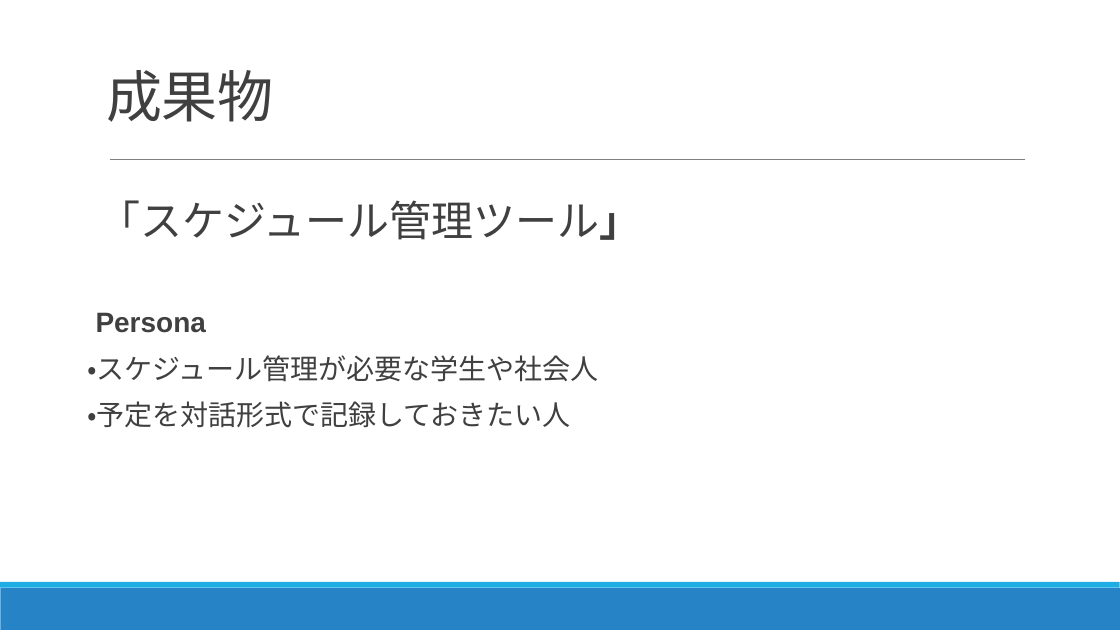
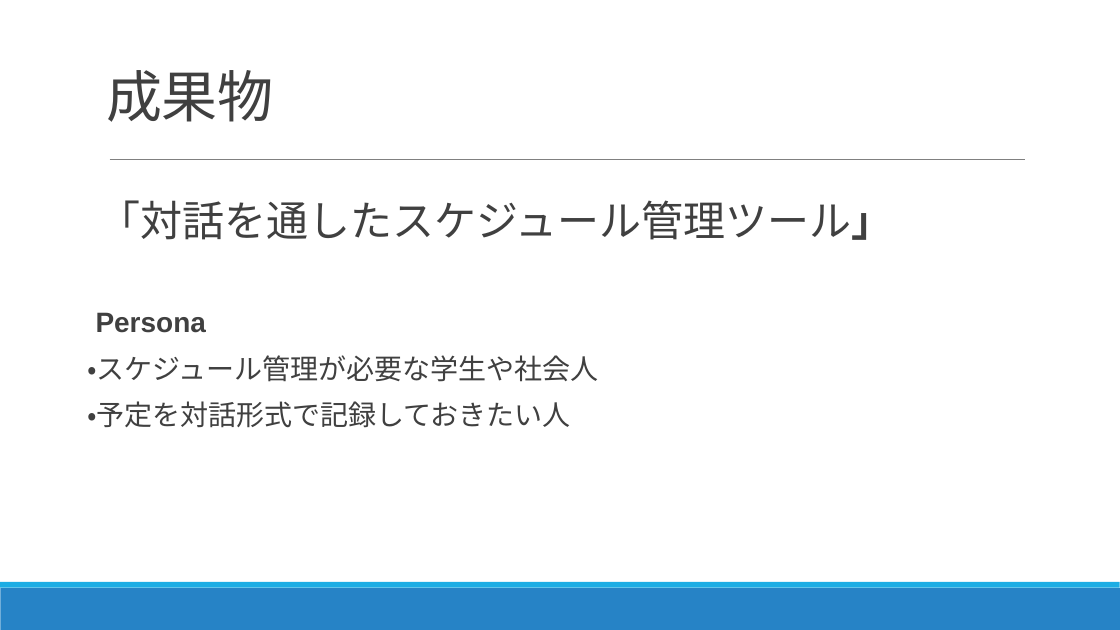
Before and after one commit to kwkm-work/GenerativeAI, a slide deck: slide 2 of 最終課題.pptx. Drawn at 1120x630 pixels with LibreOffice and Linux fonts; fonts in the diff are those of the drawing. Boxes give left, top, right and bottom in pixels: in the first picture for what was removed or moved away, otherwise in the second. Text is boxed around its words. In the diff, an @@ line names an element or a change of style, - is before the commit and + after.

```diff
--- a/最終課題.pptx
+++ b/最終課題.pptx
@@ text at (x1=99, y1=200, x2=894, y2=240): text changed @@
-  「スケジュール管理ツール」
+  「対話を通したスケジュール管理ツール」
```
Also in this commit, not shown: 1 other slide changed.
